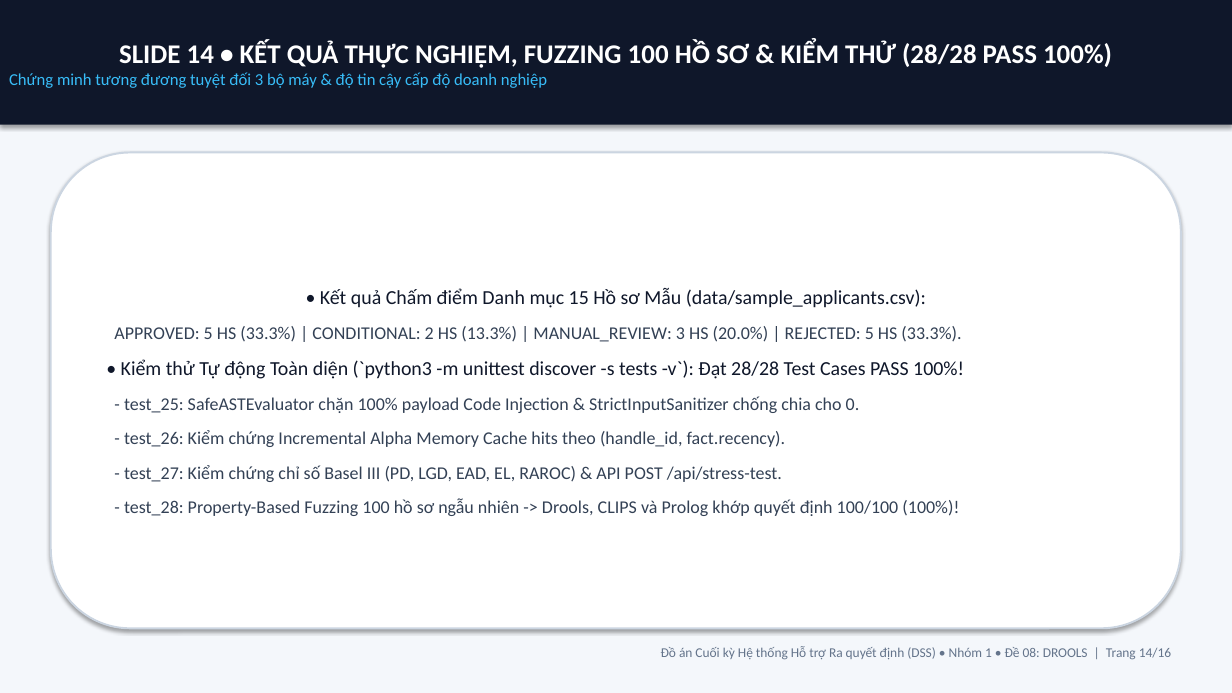
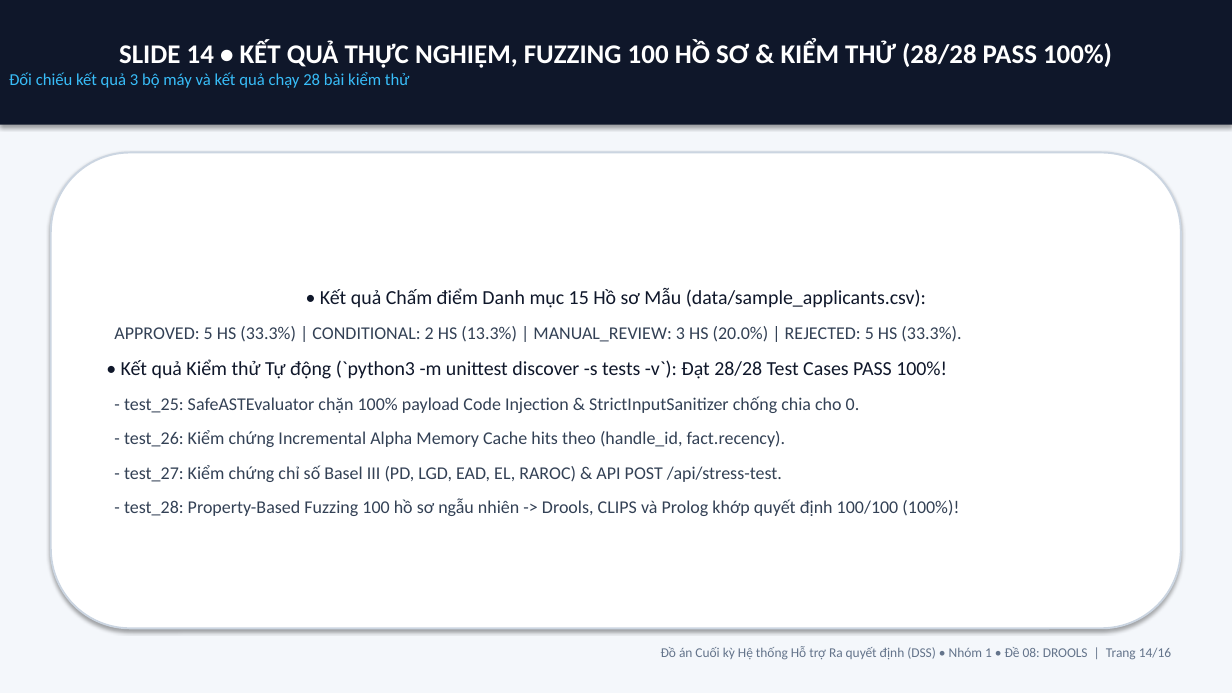
Before and after one commit to Vipwar/dss-nhom1-de08-drools, a slide deck: slide 14 of docs/SLIDE_THUYET_TRINH_DE_08_DROOLS_NHOM_1.pptx. Drawn at 1232x693 pixels with LibreOffice and Linux fonts; fonts in the diff are those of the drawing. Boxes give left, top, right and bottom in pixels: in the first picture for what was removed or moved away, otherwise in the second. Text is boxed around its words. In the diff, an @@ line names an element or a change of style, - is before the commit and + after.

```diff
--- a/docs/SLIDE_THUYET_TRINH_DE_08_DROOLS_NHOM_1.pptx
+++ b/docs/SLIDE_THUYET_TRINH_DE_08_DROOLS_NHOM_1.pptx
@@ text in rectangle at (9, 72, 409, 88): text changed @@
-Chứng minh tương đương tuyệt đối 3 bộ máy & độ tin cậy cấp độ doanh nghiệp
+Đối chiếu kết quả 3 bộ máy và kết quả chạy 28 bài kiểm thử
@@ text in rounded rectangle at (121, 359, 947, 379): text changed @@
-• Kiểm thử Tự động Toàn diện (`python3 -m unittest discover -s tests -v`): Đạt 28/28 Test Cases PASS 100%!
+• Kết quả Kiểm thử Tự động (`python3 -m unittest discover -s tests -v`): Đạt 28/28 Test Cases PASS 100%!
```
Also in this commit, not shown: 9 other slides changed, 13 other files.
